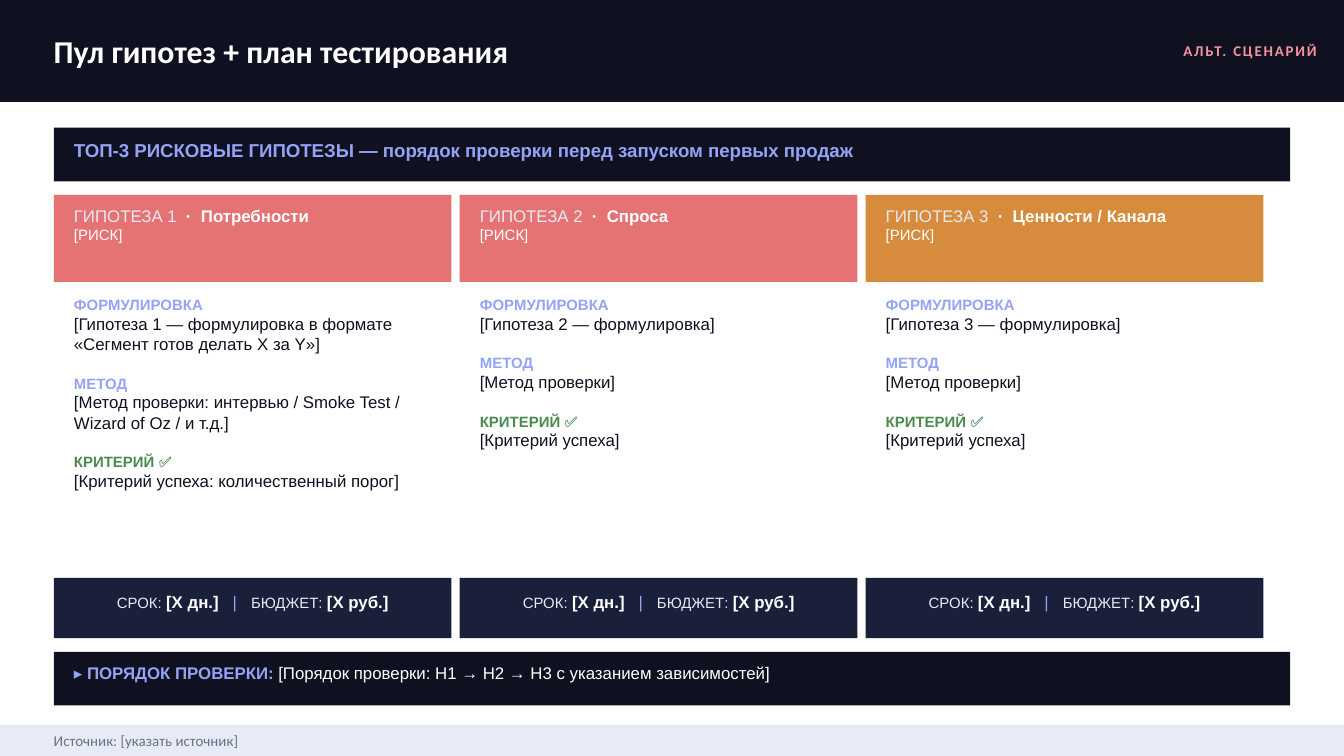
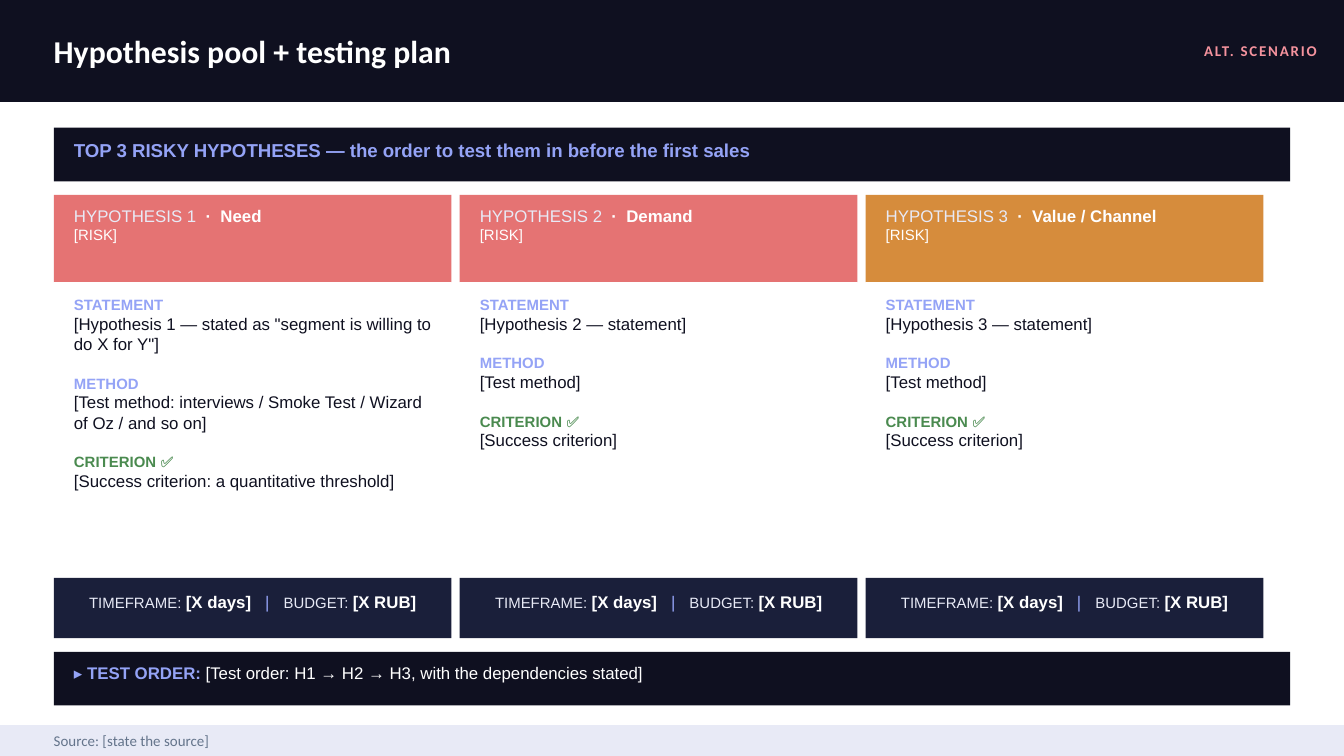
Before and after one commit to ipavelm/ultimate-product-discovery-skill, a slide deck: slide 30 of assets/presentation-template.pptx. Drawn at 1344x756 pixels with LibreOffice and Linux fonts; fonts in the diff are those of the drawing. Boxes give left, top, right and bottom in pixels: in the first picture for what was removed or moved away, otherwise in the second. Text is boxed around its words. In the diff, an @@ line names an element or a change of style, - is before the commit and + after.

```diff
--- a/assets/presentation-template.pptx
+++ b/assets/presentation-template.pptx
@@ text at box(1048, 0, 1317, 101): text changed @@
-АЛЬТ. СЦЕНАРИЙ
+ALT. SCENARIO
@@ text at box(54, 40, 451, 69): text changed @@
-Пул гипотез + план тестирования
+Hypothesis pool + testing plan
@@ text in rectangle at box(74, 143, 750, 157): text changed @@
-ТОП-3 РИСКОВЫЕ ГИПОТЕЗЫ — порядок проверки перед запуском первых продаж
+TOP 3 RISKY HYPOTHESES — the order to test them in before the first sales
@@ text in rectangle at box(74, 210, 261, 243): text changed; text colour #FFFFFF to #E8EAF6 @@
-ГИПОТЕЗА 1 · Потребности
-[РИСК]
+HYPOTHESIS 1 · Need
+[RISK]
@@ text in rectangle at box(480, 210, 692, 243): text changed @@
-ГИПОТЕЗА 2 · Спроса
-[РИСК]
+HYPOTHESIS 2 · Demand
+[RISK]
@@ text in rectangle at box(886, 210, 1156, 243): text changed; bold off @@
-ГИПОТЕЗА 3 · Ценности / Канала
-[РИСК]
+HYPOTHESIS 3 · Value / Channel
+[RISK]
@@ text in rectangle at box(886, 299, 1092, 450): text changed @@
-ФОРМУЛИРОВКА
-[Гипотеза 3 — формулировка]
-МЕТОД
-[Метод проверки]
-КРИТЕРИЙ ✅
-[Критерий успеха]
+STATEMENT
+[Hypothesis 3 — statement]
+METHOD
+[Test method]
+CRITERION ✅
+[Success criterion]
@@ text in rectangle at box(74, 300, 431, 491): text changed @@
-ФОРМУЛИРОВКА
-[Гипотеза 1 — формулировка в формате «Сегмент готов делать X за Y»]
-МЕТОД
-[Метод проверки: интервью / Smoke Test / Wizard of Oz / и т.д.]
-КРИТЕРИЙ ✅
-[Критерий успеха: количественный порог]
+STATEMENT
+[Hypothesis 1 — stated as "segment is willing to do X for Y"]
+METHOD
+[Test method: interviews / Smoke Test / Wizard of Oz / and so on]
+CRITERION ✅
+[Success criterion: a quantitative threshold]
@@ text in rectangle at box(480, 300, 686, 450): text changed @@
-ФОРМУЛИРОВКА
-[Гипотеза 2 — формулировка]
-МЕТОД
-[Метод проверки]
-КРИТЕРИЙ ✅
-[Критерий успеха]
+STATEMENT
+[Hypothesis 2 — statement]
+METHOD
+[Test method]
+CRITERION ✅
+[Success criterion]
@@ text in rectangle at box(89, 595, 416, 612): text changed; size 9 to 8 pt; text colour #FFFFFF to #E8EAF6 @@
-СРОК: [X дн.] | БЮДЖЕТ: [X руб.]
+TIMEFRAME: [X days] | BUDGET: [X RUB]
@@ text in rectangle at box(495, 595, 822, 612): text changed; size 9 to 8 pt; text colour #FFFFFF to #E8EAF6 @@
-СРОК: [X дн.] | БЮДЖЕТ: [X руб.]
+TIMEFRAME: [X days] | BUDGET: [X RUB]
@@ text in rectangle at box(901, 595, 1228, 612): text changed; size 9 to 8 pt; text colour #FFFFFF to #E8EAF6 @@
-СРОК: [X дн.] | БЮДЖЕТ: [X руб.]
+TIMEFRAME: [X days] | BUDGET: [X RUB]
@@ text in rectangle at box(87, 666, 642, 683): text changed @@
-▸ ПОРЯДОК ПРОВЕРКИ: [Порядок проверки: H1 → H2 → H3 с указанием зависимостей]
+▸ TEST ORDER: [Test order: H1 → H2 → H3, with the dependencies stated]
@@ text at box(54, 735, 209, 748): text changed @@
-Источник: [указать источник]
+Source: [state the source]
```
Also in this commit, not shown: 24 other slides changed, 9 slides added, 9 slides removed, 6 other files.
